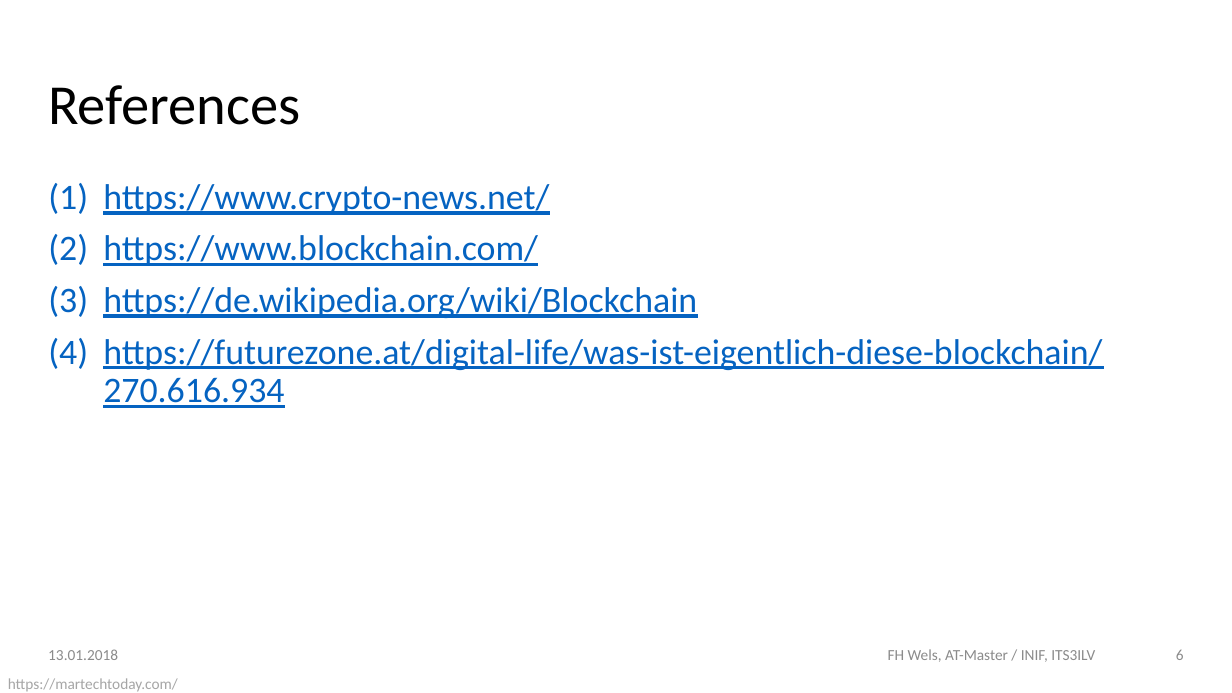
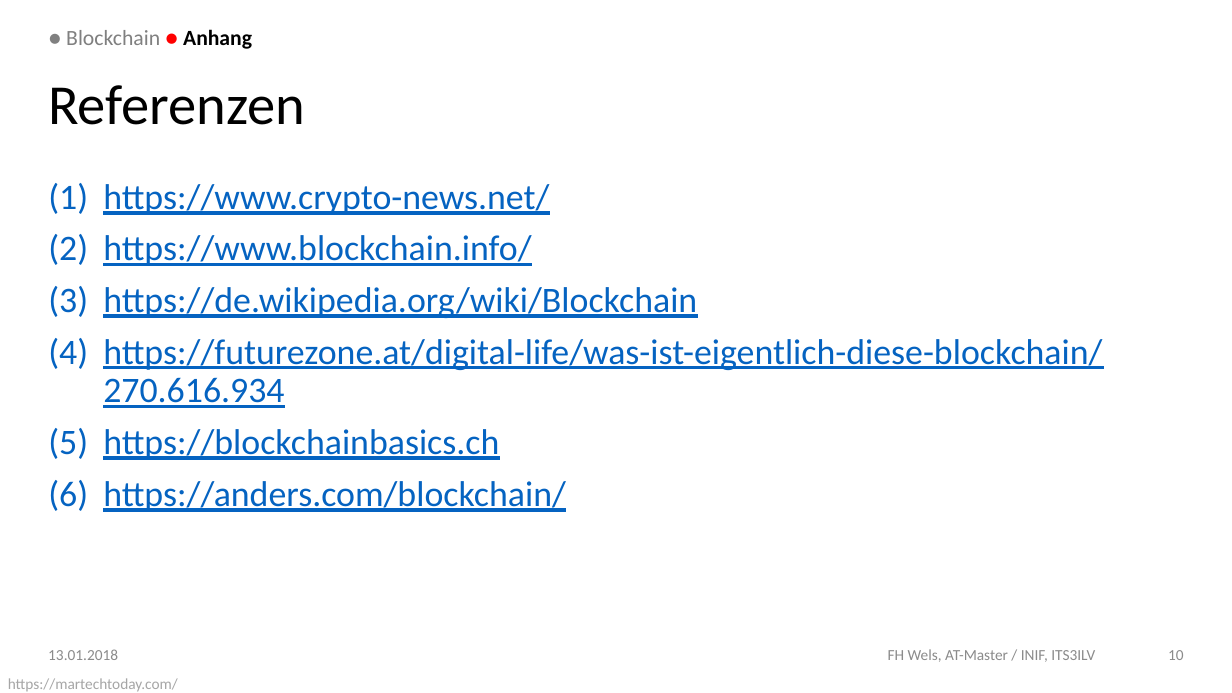
Before and after one commit to DoSchoe/ITS, a slide deck: slide 10 of Präsentation/Blockchain – Technologie.pptx (slide 6 before the commit). Drawn at 1232x693 pixels with LibreOffice and Linux fonts; fonts in the diff are those of the drawing; background and template pictures are left out. Boxes give left, top, right and bottom in pixels: in the first picture for what was removed or moved away, otherwise in the second. Text is boxed around its words. In the diff, an @@ line names an element or a change of style, - is before the commit and + after.

```diff
--- a/Präsentation/Blockchain – Technologie.pptx
+++ b/Präsentation/Blockchain – Technologie.pptx
@@ text added at [66,29,252,49], 16 pt, text #808080 @@
+● Blockchain ● Anhang
@@ title at [48,85,305,125]: text changed @@
-References
+Referenzen
@@ text at [103,235,531,266]: text changed @@
-(2) https://www.blockchain.com/
+(2) https://www.blockchain.info/
@@ text at [103,429,566,512]: paragraphs added @@
+(5) https://blockchainbasics.ch
+(6) https://anders.com/blockchain/
@@ page number at [1168,650,1184,660]: text changed @@
-6
+10
```
Also in this commit, not shown: 5 other slides changed, 4 slides added, 2 other files.
